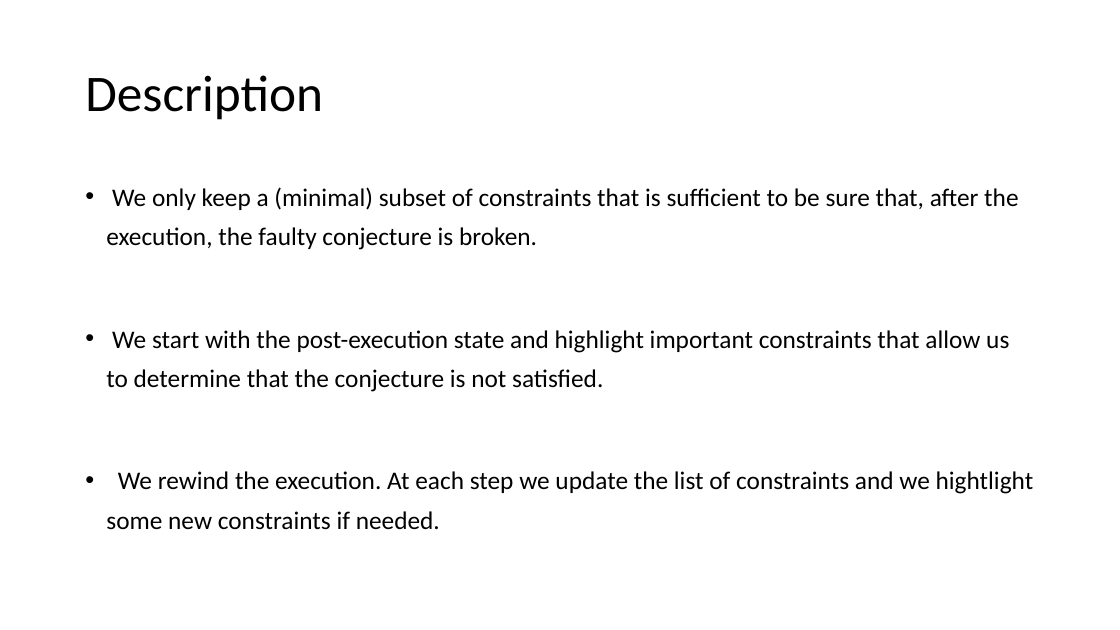
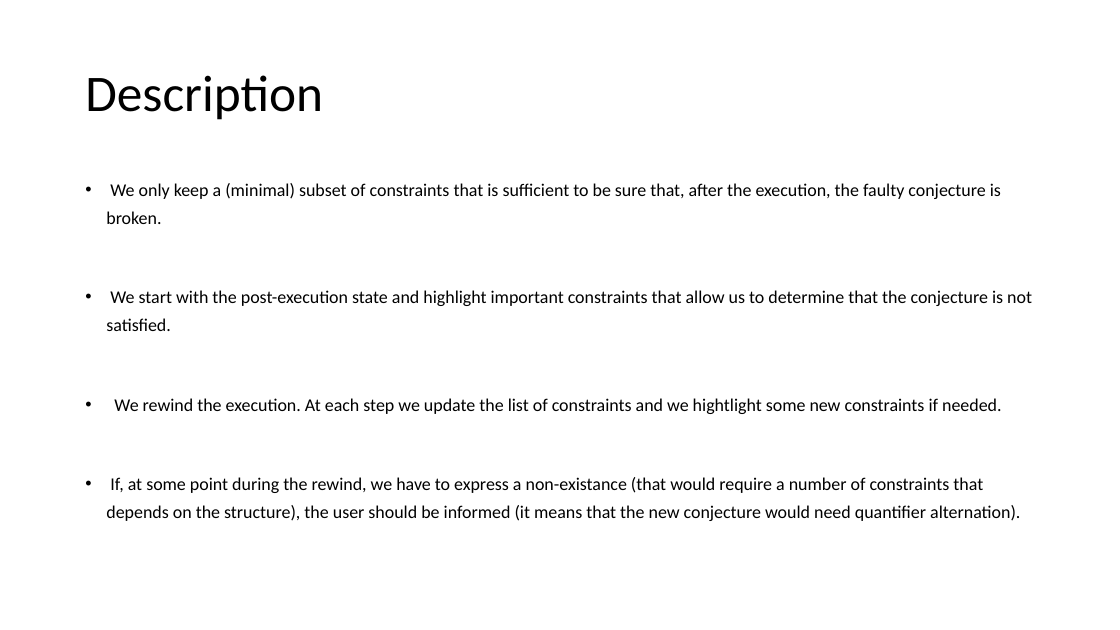
Before and after one commit to tjhance/ivy-research, a slide deck: slide 14 of interactive_proof/counterexample_generalization.pptx. Drawn at 1120x630 pixels with LibreOffice and Linux fonts; fonts in the diff are those of the drawing. Boxes give left, top, right and bottom in pixels: in the first picture for what was removed or moved away, otherwise in the second. Text is boxed around its words. In the diff, an @@ line names an element or a change of style, - is before the commit and + after.

Commit message:
update

```diff
--- a/interactive_proof/counterexample_generalization.pptx
+++ b/interactive_proof/counterexample_generalization.pptx
@@ text at [106,183,1032,414]: size 21.7 to 15.4 pt in "We only keep a (minimal) subset of ...", "We start with the post-execution state and ...", "We rewind the execution. At each step ..." @@
@@ text at [106,477,1020,521]: paragraph added @@
+• If, at some point during the rewind, we have to express a non-existance (that would require a number of constraints that depends on the structure), the user should be informed (it means that the new conjecture would need quantifier alternation).
```
Also in this commit, not shown: 1 other slide changed, 2 slides added, 1 slide removed.
